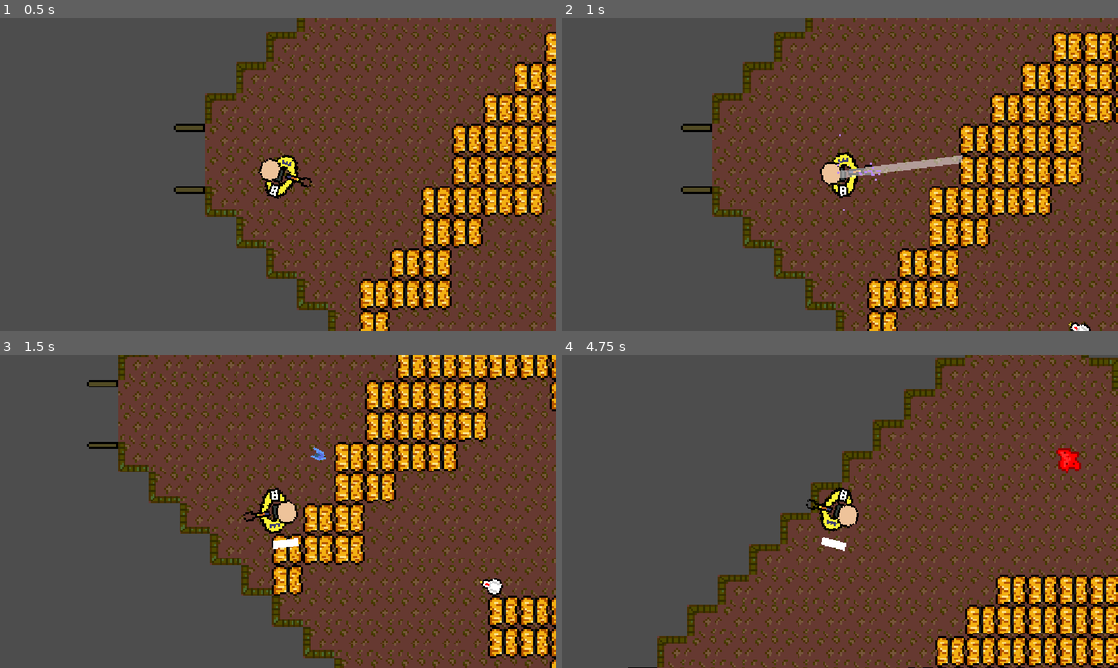
Above: before the commit, frames 1-4 (two rows, left to right).
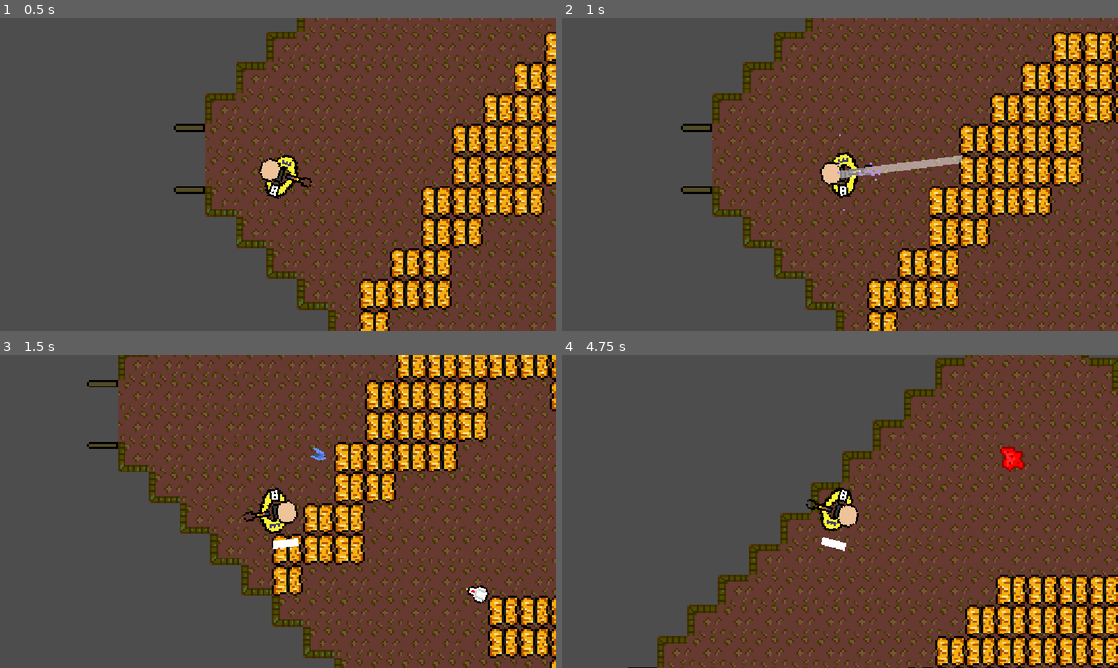
Above: after the commit, the same moments.

Repository: C6-H/BouncyBulletBounce
Game: Godot game, scene res://Scenes/Rooms/circular_shapedroom.tscn
Same seed, same stepped clock (60 frames per second), same inputs: the game is played once before the commit and once after it. This scene is started directly instead of the project's main scene.
Inputs (mouse positions are in pixels of both pictures, inside the frame that each line leads up to):
- Up to frame 1 (0.5 s): no input
- Up to frame 2 (1 s): tap Enter at 0.5 s; move the mouse to (962, 158) at 0.52 s; press the mouse at (962, 158) at 0.53 s; hold D (Right) from 0.53 s (still down)
- Up to frame 3 (1.5 s): move the mouse to (166, 527) at 1.27 s; release D (Right) at 1.28 s; release the mouse at (166, 527) at 1.28 s; hold S (Down) from 1.28 s (still down); click (166, 527) at 1.35 s
- Up to frame 4 (4.75 s): move the mouse to (895, 442) at 2.02 s; release S (Down) at 2.03 s; press the mouse at (895, 442) at 2.03 s; hold D (Right) 2.03-2.78 s; move the mouse to (812, 574) at 2.77 s; release the mouse at (812, 574) at 2.78 s; hold W (Up) 2.78-3.53 s; click (812, 574) at 2.85 s; move the mouse to (1006, 558) at 3.52 s; press the mouse at (1006, 558) at 3.53 s; hold A (Left) from 3.53 s (still down); tap Space at 4.25 s; move the mouse to (673, 464) at 4.27 s; release the mouse at (673, 464) at 4.28 s; click (673, 464) at 4.35 s

Frame 1 is identical in both runs. In frame 2, less than 0.1% of the frame differs, in the area x 91-96%, y 97-100%; in frame 3, 0.3%; in frame 4, 0.5%, in the area x 78-94%, y 29-38%.

Commit message:
dsa
dsa

Diff:
--- a/Scenes/Rooms/circular_shapedroom.tscn
+++ b/Scenes/Rooms/circular_shapedroom.tscn
@@ -7,9 +7,9 @@
 [ext_resource type="PackedScene" uid="uid://dd3ipkork83ik" path="res://Scenes/game_manager.tscn" id="5_y6awn"]
 
 [sub_resource type="NavigationPolygon" id="NavigationPolygon_87mv8"]
-vertices = PackedVector2Array(35.59375, 192.92969, 38.226563, 191.86719, 33.109375, 196.82813, 193.92188, 40.84375, 88.40625, 143.1875, 86.546875, 103, 109.72656, 39.921875, -5.5390625, -64.140625, -123.11719, 75.6875, -165.77344, 31.210938, -164.20313, 2.21875, -8.640625, -161.07031, 41.867188, -161.92188, -8.5625, 195.17188, 8, 151, 36.71875, 151, 69.21094, -61.84375, 111.10156, -4.1015625, 193.0625, -7.84375, 62.546875, 45.46875, 8, 103, 18.273438, 34.867188, 34.21875, 18.90625, -71.36719, 129.65625)
-polygons = Array[PackedInt32Array]([PackedInt32Array(0, 1, 2), PackedInt32Array(3, 4, 5, 6), PackedInt32Array(7, 8, 9, 10, 11, 12), PackedInt32Array(13, 14, 15, 0, 2), PackedInt32Array(16, 7, 12), PackedInt32Array(17, 16, 12, 18, 3), PackedInt32Array(6, 17, 3), PackedInt32Array(19, 6, 5, 20), PackedInt32Array(21, 22, 19, 20, 23), PackedInt32Array(13, 23, 20, 14)])
-outlines = Array[PackedVector2Array]([PackedVector2Array(-174, -2, -13, -171, 46, -172, 203, -12, 204, 45, 37, 207, -13, 205, -176, 35), PackedVector2Array(101, -1, 64, -52, -1, -54, -112, 78, -76, 120, 11, 28, 34, 5, 66, 35, 100, 31), PackedVector2Array(61, 172, 79, 156, 77, 113, 18, 113, 18, 141, 47, 141, 46, 178)])
+vertices = PackedVector2Array(188.17969, -2.6171875, 189.8125, 35, 117.13281, 106.796875, 116.328125, 105.140625, 109.72656, 39.921875, 111.10156, -4.1015625, -5.5390625, -64.140625, -118.60156, 70.296875, -157.77344, 30.15625, -156.21094, 1.28125, -2.7890625, -156, -2.59375, 189.1875, 8, 151, 36.71875, 151, 35.742188, 187.1875, 32.09375, 190.79688, 69.21094, -61.84375, 31.90625, -156, 8, 102.78125, 62.546875, 45.46875, 18.273438, 34.867188, 34.21875, 18.90625, -66.109375, 124.10156)
+polygons = Array[PackedInt32Array]([PackedInt32Array(0, 1, 2, 3, 4, 5), PackedInt32Array(6, 7, 8, 9, 10), PackedInt32Array(11, 12, 13, 14, 15), PackedInt32Array(16, 6, 10, 17), PackedInt32Array(16, 17, 0, 5), PackedInt32Array(4, 3, 18, 19), PackedInt32Array(20, 21, 19, 18, 22), PackedInt32Array(11, 22, 18, 12)])
+outlines = Array[PackedVector2Array]([PackedVector2Array(-166, -3, -7, -166, 36, -166, 198, -7, 200, 39, 36, 201, -7, 199, -168, 34), PackedVector2Array(101, -1, 64, -52, -1, -54, -112, 78, -76, 120, 11, 28, 34, 5, 66, 35, 100, 31), PackedVector2Array(61, 172, 79, 156, 110, 115, 18, 113, 18, 141, 47, 141, 46, 178)])
 
 [node name="platform" type="Node2D" unique_id=799744876]
 
